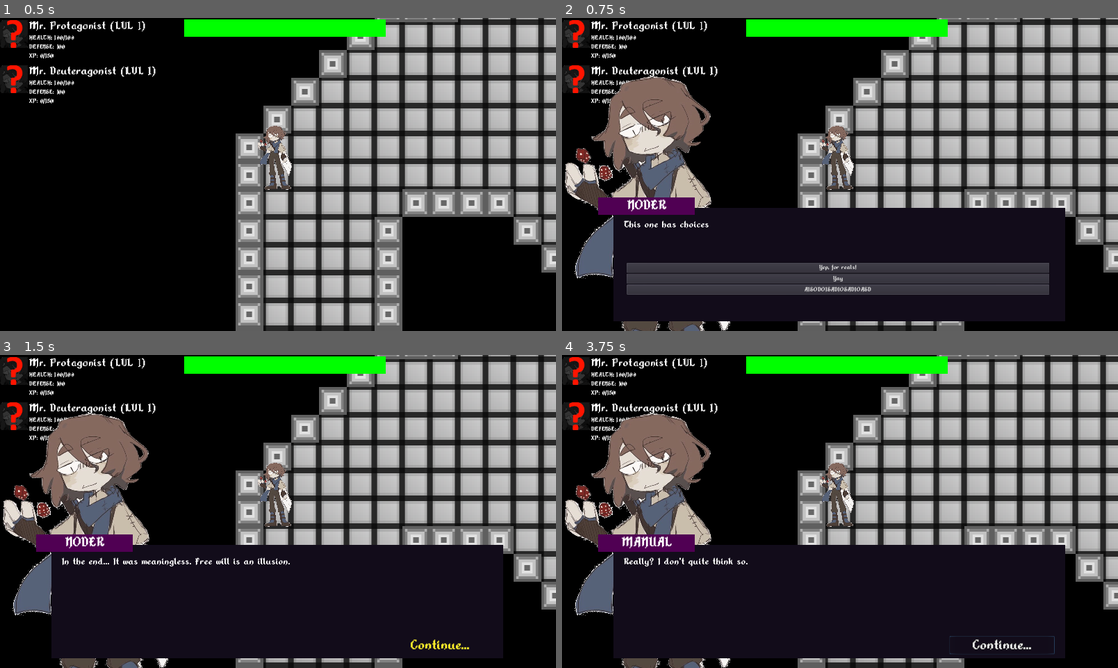
Above: before the commit, frames 1-4 (two rows, left to right).
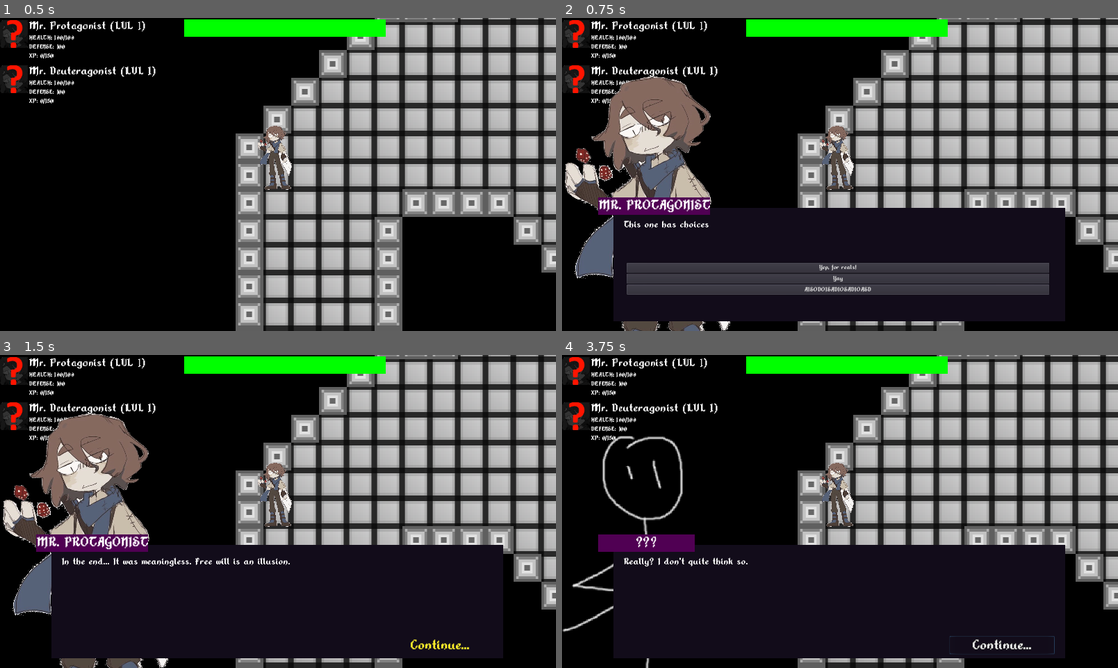
Above: after the commit, the same moments.

Repository: Xpost2000/G.G.D.C.-Team-Project
Game: Godot game, scene res://main_scene/MainGameScreen.tscn
Same seed, same stepped clock (60 frames per second), same inputs: the game is played once before the commit and once after it.
Inputs:
- Up to frame 1 (0.5 s): no input
- Up to frame 2 (0.75 s): tap Enter (game_interact_action) at 0.5, 0.6 s; hold Right (ui_right) from 0.53 s (still down)
- Up to frame 3 (1.5 s): release Right (ui_right) at 1.25 s; click "Yep, for reals!" at 1.25 s
- Up to frame 4 (3.75 s): click "Continue..." at 2 s; click "Continue..." at 2.75 s; tap Space at 3.5 s; hold Down (ui_down) from 3.53 s (still down); tap Enter (game_interact_action) at 3.6 s

Frame 1 is identical in both runs. In frame 2, 0.5% of the frame differs, in the area x 6-27%, y 57-63%; in frame 3, 0.5%; in frame 4, 8.4%, in the area x 0-31%, y 18-100%.

Commit message:
basic portraiture and name fetching

Diff:
--- a/ui/DialogueUI.gd
+++ b/ui/DialogueUI.gd
@@ -1,4 +1,6 @@
 extends Control
+
+var reference_to_game_scene = null;
 
 enum {DIALOGUE_TERMINATION_REASON_DEFAULT}
 class DialogueTerminationReason:
@@ -130,10 +132,21 @@
 
 			match current_scene_object.speaker.type:
 				DIALOGUE_SPEAKER_NODE_IN_LEVEL:
-					dialogue_speaker_name.text = "NODER";
+					var node_in_question = reference_to_game_scene.find_node(current_scene_object.speaker.node_name)
+					if node_in_question:
+						# assume is player and look for party name.
+						# for more final reasons, I'd subclass the node and
+						# check those nodes manually, so I can do dispatch
+						# based on type to find the best name
+						dialogue_speaker_name.text = node_in_question.get_party_member(0).name;
+						dialogue_speaker_portrait.texture = load("res://images/portraits/protagonist/neutral.png");
+					else:
+						dialogue_speaker_name.text = "???";
 					pass;
 				DIALOGUE_SPEAKER_MANUAL_SPECIFIED:
-					dialogue_speaker_name.text = "MANUAL";
+					dialogue_speaker_name.text = current_scene_object.speaker.name;
+					print(("res://images/portraits/" + current_scene_object.speaker.speaker_portrait_path + "/neutral.png"));
+					dialogue_speaker_portrait.texture = load("res://images/portraits/" + current_scene_object.speaker.speaker_portrait_path + "/neutral.png");
 					pass;
 
 			if current_scene_object.choices && len(current_scene_object.choices) > 0:
--- a/ui/UILayer.gd
+++ b/ui/UILayer.gd
@@ -9,8 +9,12 @@
 onready var party_member_information_holder = $PartyMemberInformation;
 onready var dialogue_ui = $DialogueUI;
 
+var reference_to_game_scene = null;
+
 func _ready():
 	inventory_ui.get_node("Inventory/InventoryItemList").fixed_icon_size = Vector2(32,32);
+	reference_to_game_scene = get_parent().get_node("GameLayer");
+	dialogue_ui.reference_to_game_scene = reference_to_game_scene;
 
 func _on_PlayerCharacter_report_party_info_to_ui(party_members, amount_of_gold):
 	party_member_information_holder.update_with_party_information(party_members, amount_of_gold);
Binary file added: images/portraits/protagonist/neutral.png
Not shown, added: images/portraits/protagonist/neutral.png.import
Binary file changed: images/portraits/testerbester/angry.png
Binary file changed: images/portraits/testerbester/confused.png
Binary file changed: images/portraits/testerbester/happy.png
Binary file changed: images/portraits/testerbester/neutral.png
